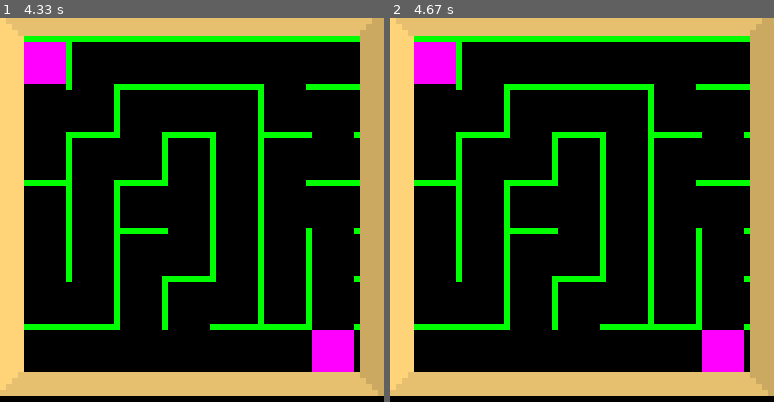
Above: before the commit, frames 1-2 (left to right).
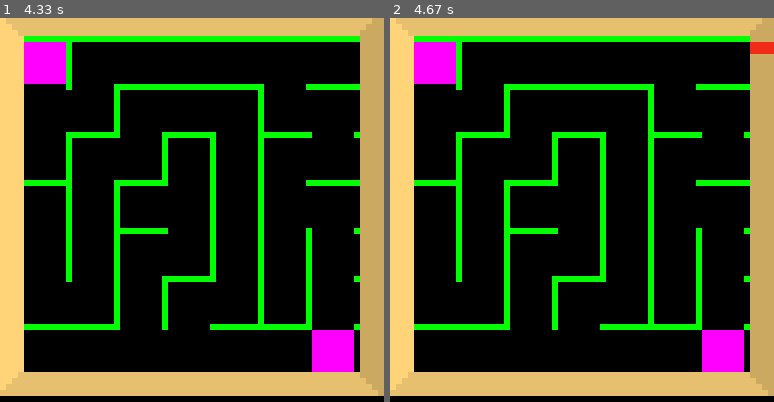
Above: after the commit, the same moments.

Repository: avivbeeri/GameJam
Game: pygame game, started from runme.py
The game is run twice, just before and just after one commit, with the same random seed, the same clock (stepped at 60 frames per second) and the same inputs. The source is Python 2; it was converted automatically to run under Python 3.
Inputs:
- Up to frame 1 (4.33 s): no input
- Up to frame 2 (4.67 s): no input

Frame 1 is identical in both runs. In frame 2, 0.2% of the frame differs, in the area x 93-100%, y 6-10%.

Commit message:
Added an internal timer, doesn't yet display on screen.

Diff:
--- a/maze.py
+++ b/maze.py
@@ -1,4 +1,4 @@
-import pygame, random
+import pygame, random, datetime
 from pygame.locals import *
 
 class Maze:
@@ -90,3 +90,21 @@
 				self.screenSize-self.cellSize+1,self.cellSize-1,self.cellSize-1))
 	def draw(self, screen):
 		screen.blit(self.mLayer, (3,3))
+
+class Timer:
+	def __init__ (self, screenLayer, time):
+		self.timeLayer = screenLayer
+		self.period = datetime.timedelta(seconds=(time/float(self.timeLayer.get_width())))
+		self.stepno = 0
+		self.starttime = datetime.datetime.now()
+		self.endtime = self.starttime + datetime.timedelta(seconds=time)
+
+	def draw(self, screen):
+		if self.stepno == self.timeLayer.get_width():
+			return #In future we can do some function that kicks the user out.
+
+		pygame.draw.rect(self.timeLayer, (0,255,0,191), Rect(0,0,self.timeLayer.get_width(), 2))
+		if datetime.datetime.now() > self.starttime + (self.period*self.stepno):
+			pygame.draw.rect(self.timeLayer, (255,0,0,191), Rect(0,0,self.stepno,2))
+			screen.blit(self.timeLayer, ((screen.get_height()-4), 4))
+			self.stepno += 1
--- a/runme.py
+++ b/runme.py
@@ -21,6 +21,9 @@
 	mazeLayer = pygame.Surface(screen.get_size())
 	mazeLayer = mazeLayer.convert_alpha() # give it some alpha values
 	mazeLayer.fill((0,0,0,0))
+	timeLayer = pygame.Surface((screen.get_width()-8, 2))
+	timeLayer = timeLayer.convert_alpha()
+	timeLayer.fill((0,0,0,0))
 
 	screen.blit(background, (0,0))
 	pygame.display.flip()
@@ -28,6 +31,7 @@
 	#Blit copies one layer onto another. The clock is so that we can update things.
 
 	newmaze = maze.Maze(mazeLayer)
+	newtimer = maze.Timer(timeLayer, 10)
 
 	while True:
 	#Mainloop that runs at 60fps.
@@ -44,6 +48,7 @@
 		screen.blit(background, (0,0))
 		newmaze.draw(screen)
 		screen.blit(mazeFrame, (0,-1))
+		newtimer.draw(screen)
 		pygame.display.flip()
 
 if __name__ == '__main__': main()
